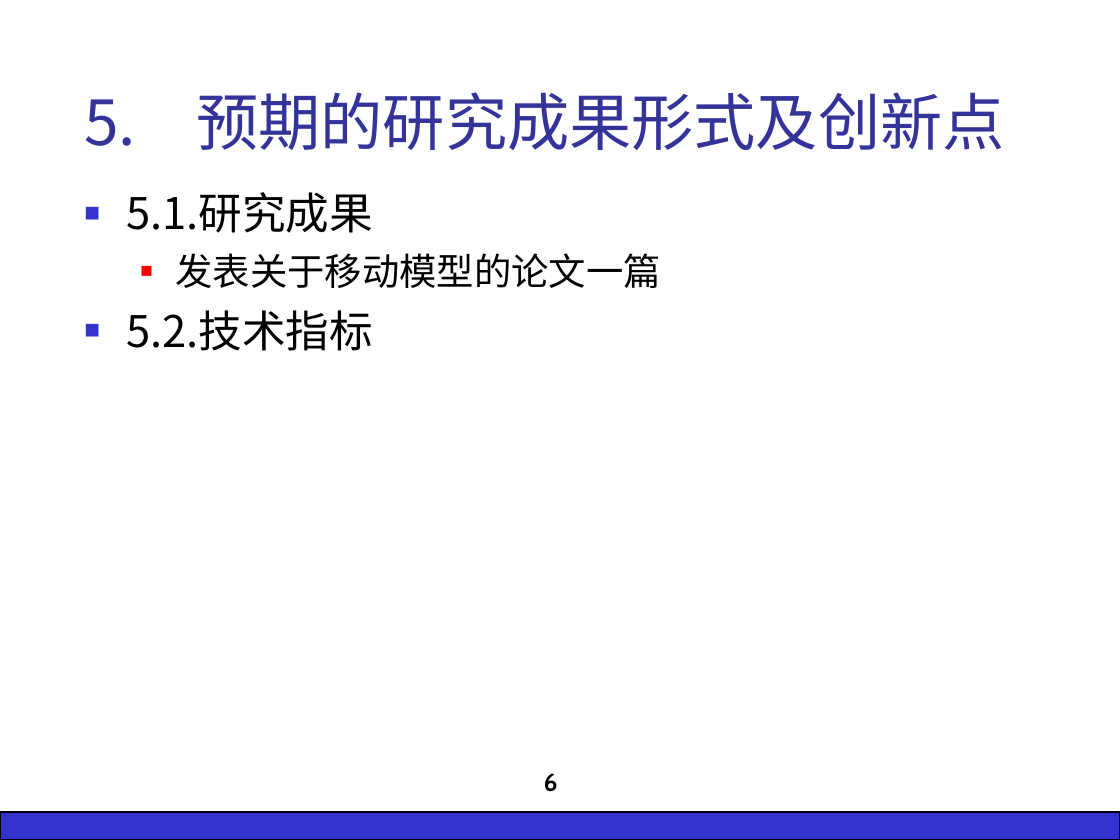
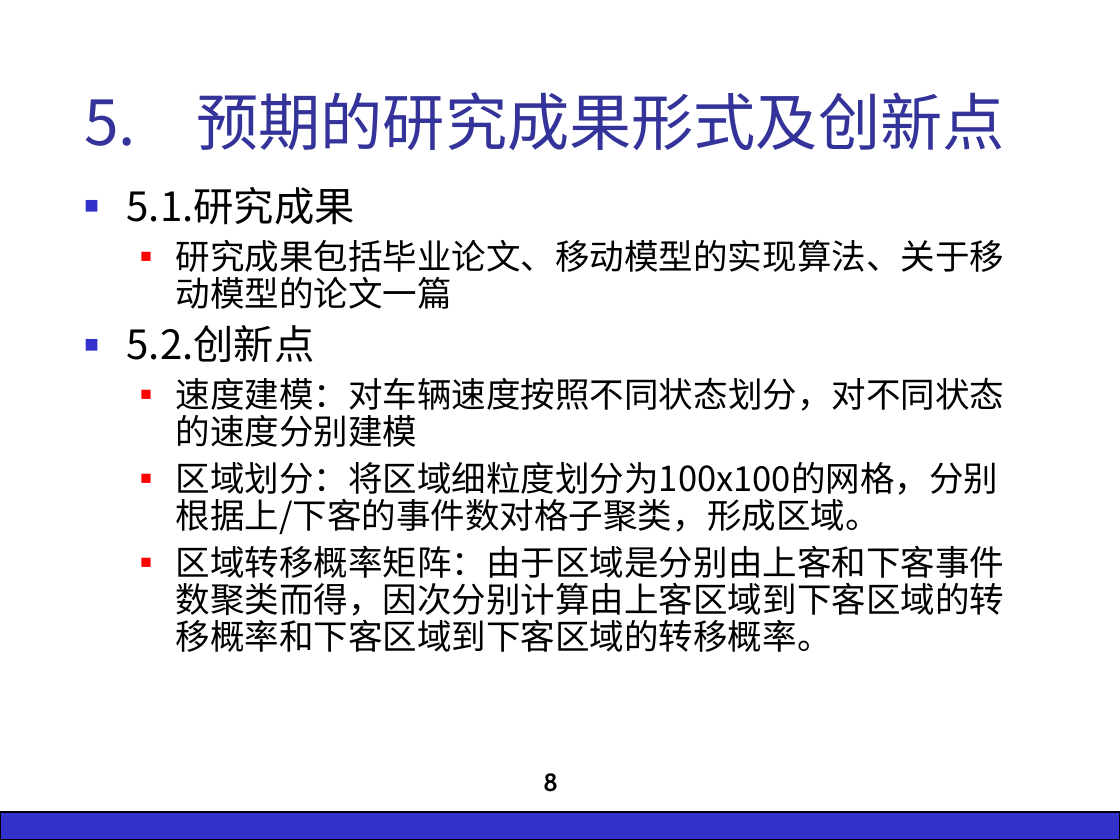
Before and after one commit to wsgan001/BigPaper, a slide deck: slide 8 of 开题/ZY1321222-杨文静-开题演示：基于海量交通数据挖掘的移动模型的研究与实现-20150321-0-ywj.ppt (slide 6 before the commit). Drawn at 1120x840 pixels with LibreOffice and Linux fonts; fonts in the diff are those of the drawing; background and template pictures are left out. Boxes give left, top, right and bottom in pixels: in the first picture for what was removed or moved away, otherwise in the second. Text is boxed around its words. In the diff, an @@ line names an element or a change of style, - is before the commit and + after.

```diff
--- a/开题/ZY1321222-杨文静-开题演示：基于海量交通数据挖掘的移动模型的研究与实现-20150321-0-ywj.ppt
+++ b/开题/ZY1321222-杨文静-开题演示：基于海量交通数据挖掘的移动模型的研究与实现-20150321-0-ywj.ppt
@@ text at bbox=[127, 187, 355, 225]: size 28 to 25.9 pt in "5.1.研究成果"; line spacing 1 to 0.9 @@
@@ text at bbox=[127, 240, 1004, 652]: text changed; size 24 to 22.2 pt @@
-  ■ 发表关于移动模型的论文一篇
-■ 5.2.技术指标
+  ■ 研究成果包括毕业论文、移动模型的实现算法、关于移动模型的论文一篇
+■ 5.2.创新点
+  ■ 速度建模：对车辆速度按照不同状态划分，对不同状态的速度分别建模
+  ■ 区域划分：将区域细粒度划分为100x100的网格，分别根据上/下客的事件数对格子聚类，形成区域。
+  ■ 区域转移概率矩阵：由于区域是分别由上客和下客事件数聚类而得，因次分别计算由上客区域到下客区域的转移概率和下客区域到下客区域的转移概率。
@@ page number at bbox=[543, 773, 558, 792]: text changed @@
-6
+8
```
Also in this commit, not shown: 5 other slides changed, 3 slides added, 1 slide removed, 19 other files.
